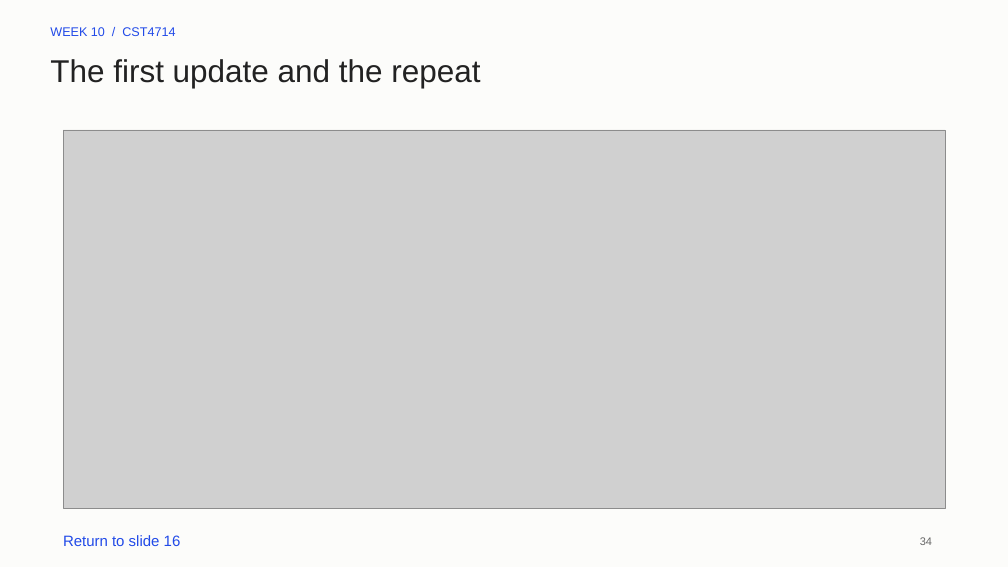
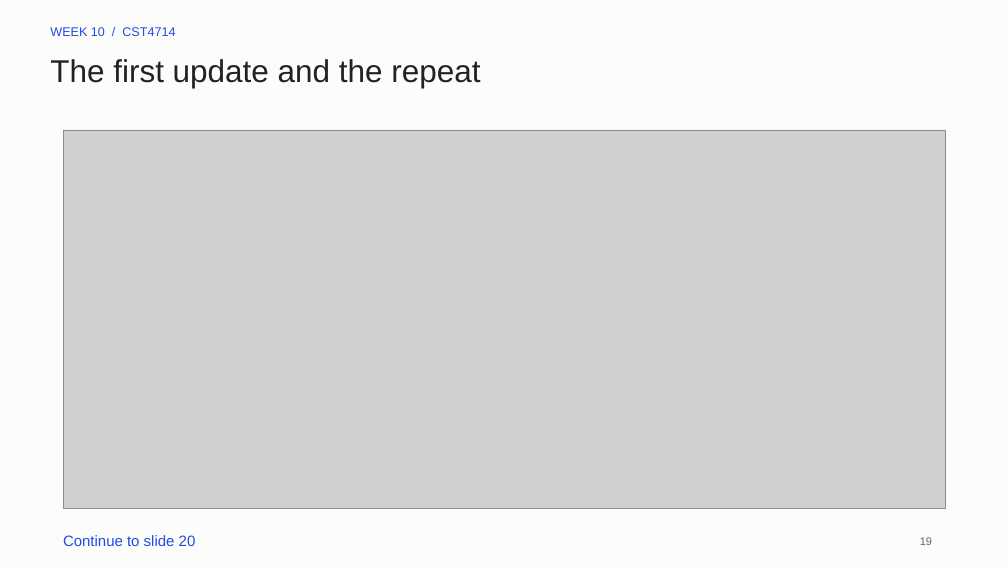
Before and after one commit to lolusername/CST4714_DB_admin, a slide deck: slide 19 of week_10/week_10_mql_document_modeling.pptx (slide 34 before the commit). Drawn at 1008x567 pixels with LibreOffice and Linux fonts; fonts in the diff are those of the drawing; grey boxes stand for pictures. Boxes give left, top, right and bottom in pixels: in the first picture for what was removed or moved away, otherwise in the second. Text is boxed around its words. In the diff, an @@ line names an element or a change of style, - is before the commit and + after.

```diff
--- a/week_10/week_10_mql_document_modeling.pptx
+++ b/week_10/week_10_mql_document_modeling.pptx
@@ text at (63, 535, 196, 546): text changed @@
-Return to slide 16
+Continue to slide 20
@@ text at (920, 537, 932, 545): text changed @@
-34
+19
```
Also in this commit, not shown: 25 other slides changed, 1 slide added, 7 other files.
